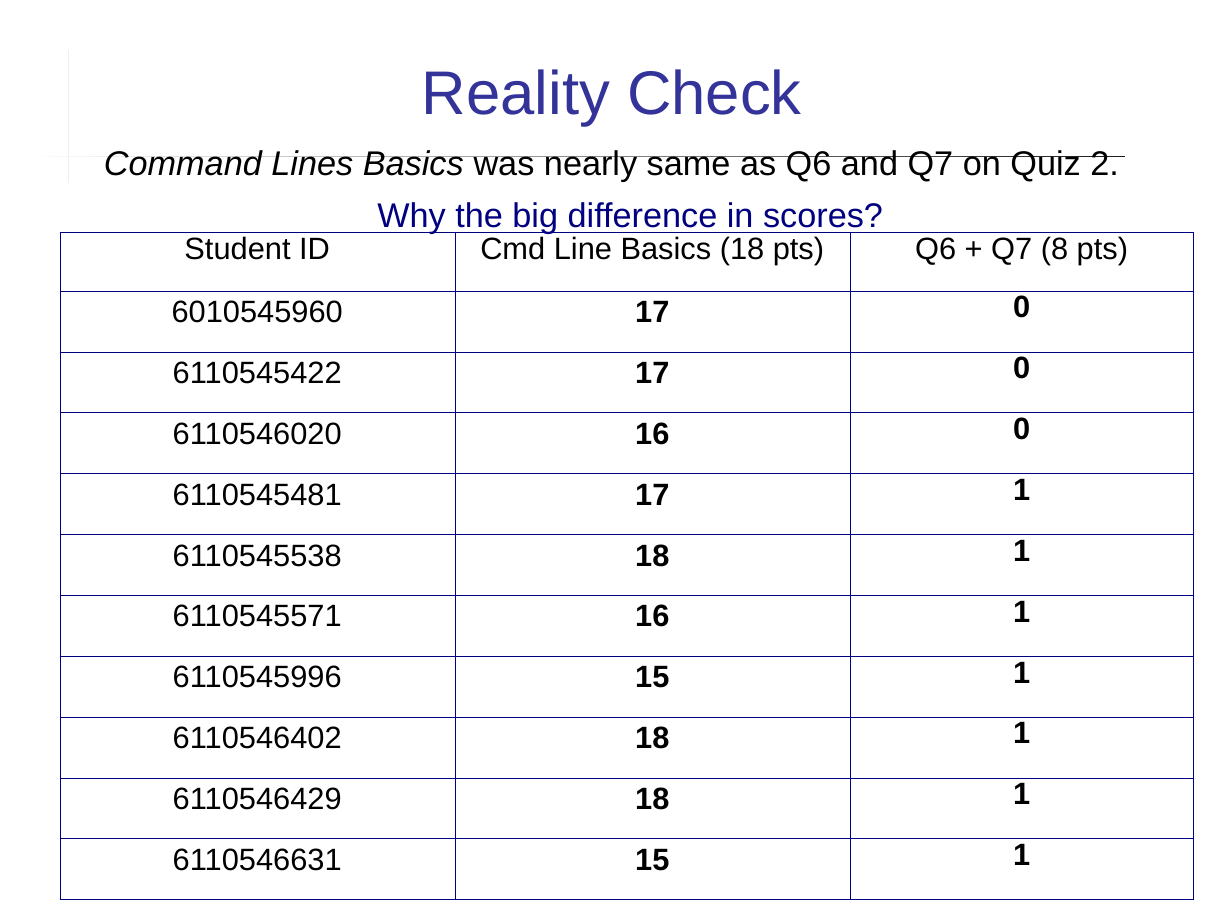
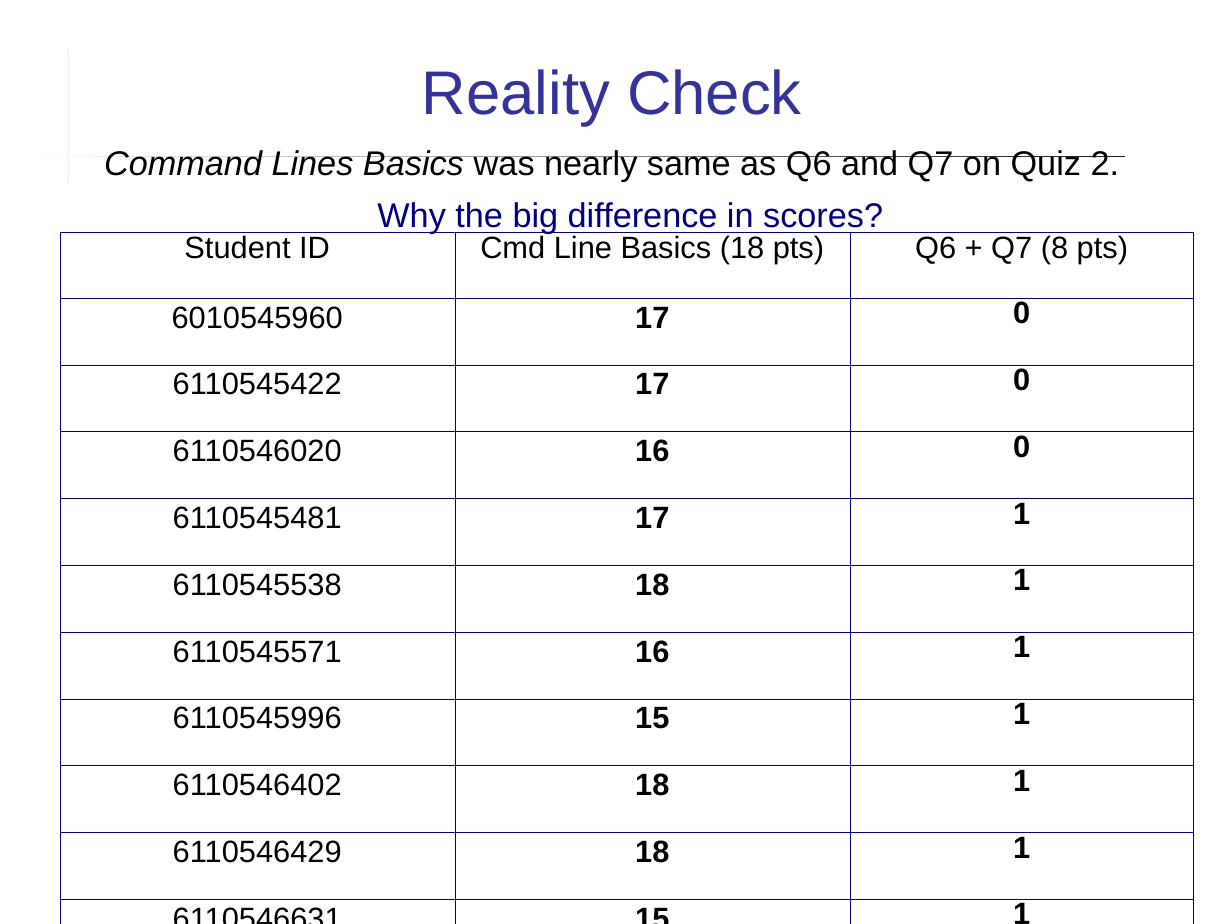
Before and after one commit to cpske/ISP, a slide deck: slide 11 of assignment/feedback/Quiz2-feedback.ppt. Drawn at 1232x924 pixels with LibreOffice and Linux fonts; fonts in the diff are those of the drawing. Boxes give left, top, right and bottom in pixels: in the first picture for what was removed or moved away, otherwise in the second. Text is boxed around its words. In the diff, an @@ line names an element or a change of style, - is before the commit and + after.

```diff
--- a/assignment/feedback/Quiz2-feedback.ppt
+++ b/assignment/feedback/Quiz2-feedback.ppt
@@ table at [59,233,1194,918] @@
@@ line spacing 0.76 to 0.71 @@
@@ line spacing 0.93 to 0.87 @@
```
Also in this commit, not shown: 10 other slides changed, 1 slide added, 3 other files.
